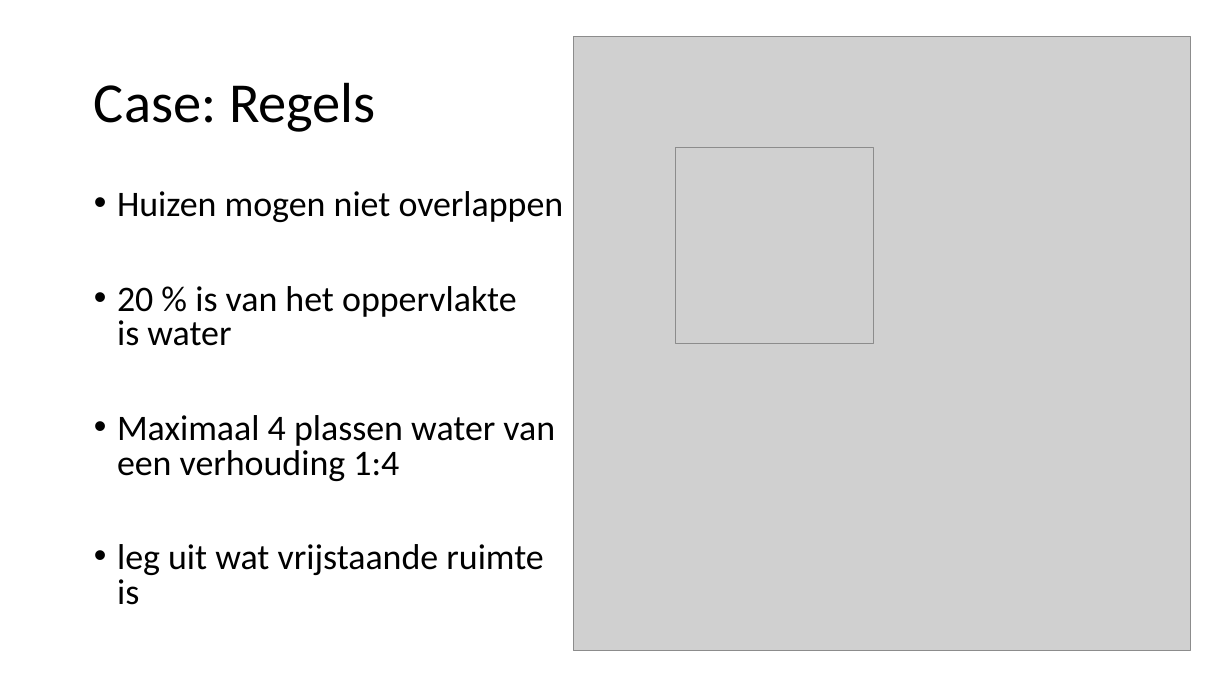
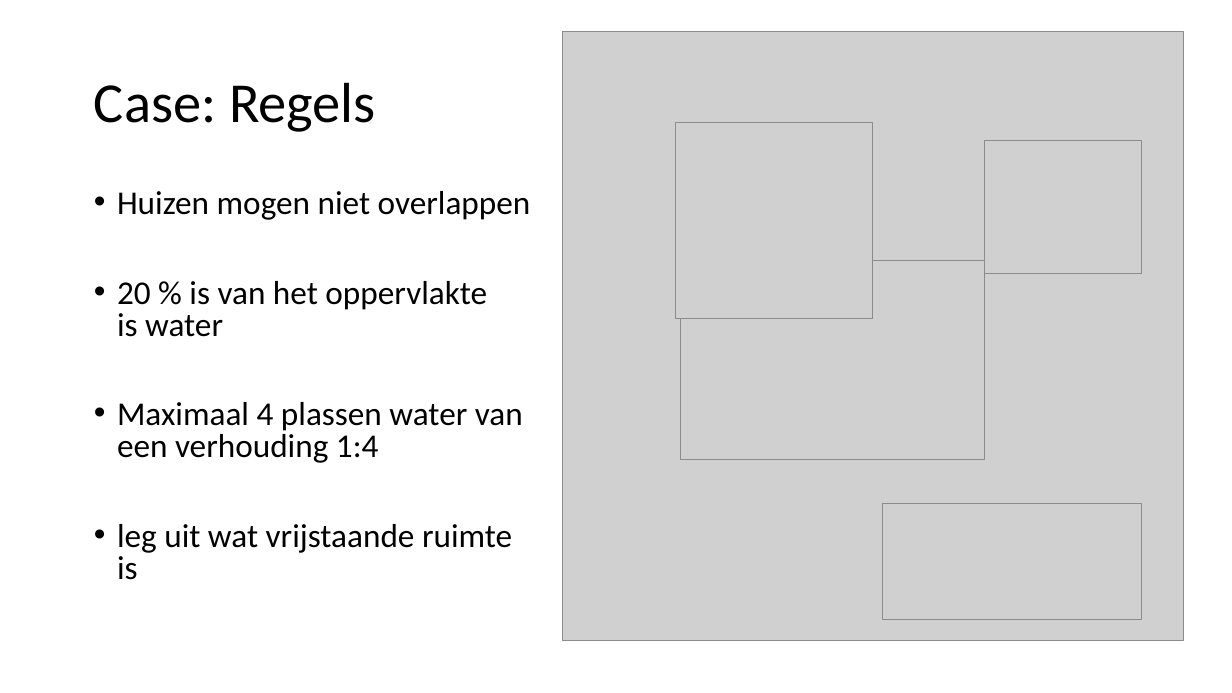
Before and after one commit to TammeThijs/Heuristics, a slide deck: slide 5 of Presentation2.pptx. Drawn at 1232x693 pixels with LibreOffice and Linux fonts; fonts in the diff are those of the drawing; grey boxes stand for pictures; background and template pictures are left out. Boxes give left, top, right and bottom in pixels: in the first picture for what was removed or moved away, otherwise in the second. Text is boxed around its words. In the diff, an @@ line names an element or a change of style, - is before the commit and + after.

```diff
--- a/Presentation2.pptx
+++ b/Presentation2.pptx
@@ picture: place and size @@
-picture at [573, 37, 1190, 652]
+picture at [563, 31, 1184, 640]
@@ picture: place and size @@
-picture at [677, 148, 874, 344]
+picture at [676, 122, 873, 318]
@@ picture added at [985, 140, 1142, 274] @@
@@ text "Huizen mogen niet overlappen" at [117, 191, 531, 580]: size 28 to 25.9 pt @@
@@ picture added at [680, 261, 984, 460] @@
@@ picture added at [883, 504, 1141, 619] @@
```
Also in this commit, not shown: 8 other slides changed, 4 slides added, 2 slides removed, 1 other file.
